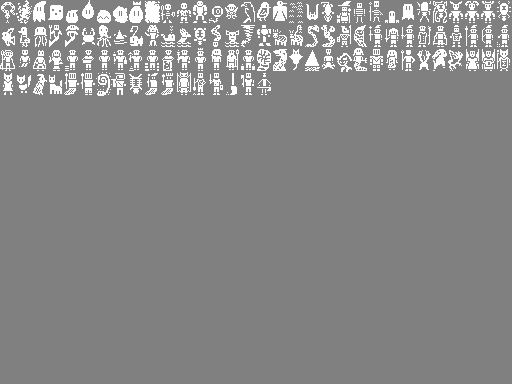
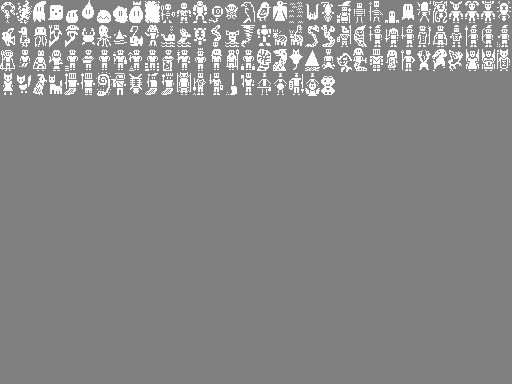
Layer changes from the first 512 x 384 image to the second:
painted on "Background" over [265, 73, 335, 96]
